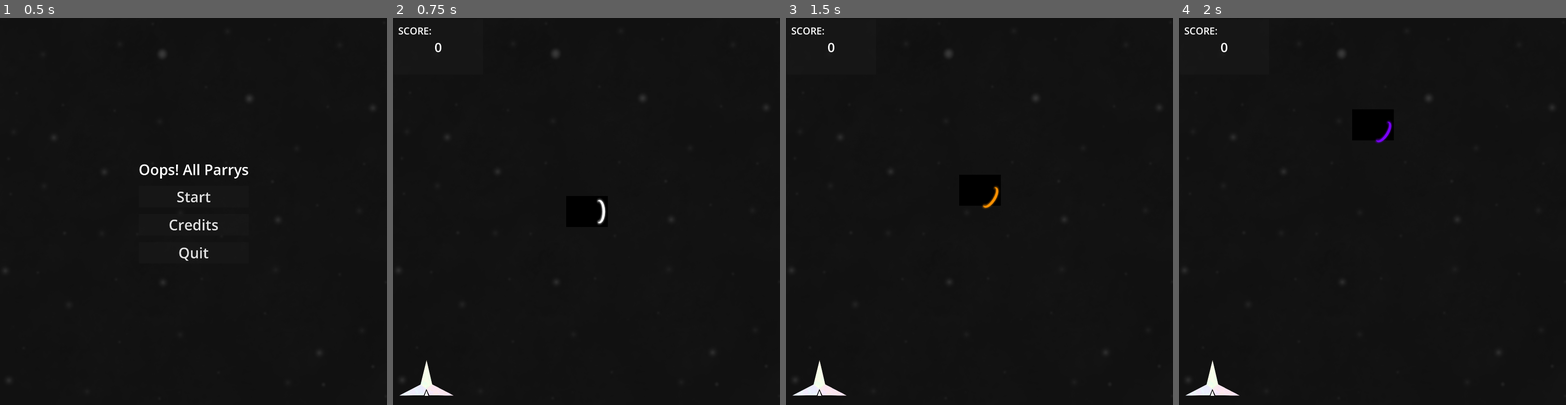
Above: before the commit, frames 1-4 (left to right).
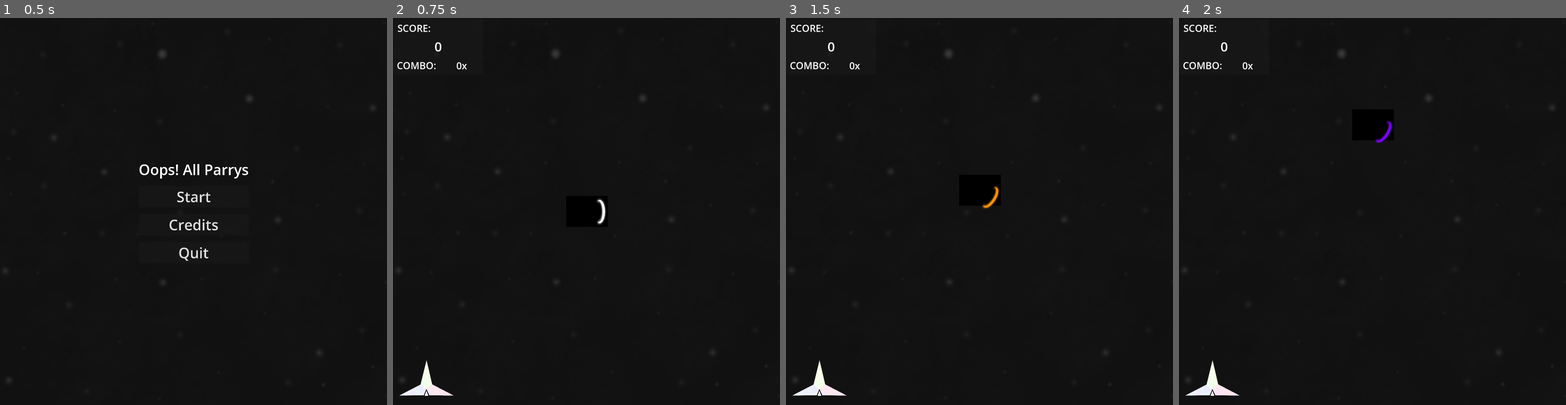
Above: after the commit, the same moments.

Repository: Restra9423/Jamfest-Spring-2026
Game: Godot game, scene res://UI/title.tscn
Same seed, same stepped clock (60 frames per second), same inputs: the game is played once before the commit and once after it.
Inputs (mouse positions are in pixels of both pictures, inside the frame that each line leads up to):
- Up to frame 1 (0.5 s): no input
- Up to frame 2 (0.75 s): click "Start" at 0.5 s
- Up to frame 3 (1.5 s): tap Enter at 1.25 s; move the mouse to (998, 211) at 1.27 s; hold W (Up) from 1.28 s (still down); click (998, 211) at 1.35 s
- Up to frame 4 (2 s): keep holding W (Up)

Frame 1 is identical in both runs. In frame 2, 0.3% of the frame differs, in the area x 1-20%, y 1-14%; in frame 3, 0.3%; in frame 4, 0.3%.

Commit message:
Added Combos
Combo meter is increased with each successful parry and resets after missing a parry or taking damage. Parrying is also now disabled for a short time after taking damage, and taking damage ends any active parry.

Diff:
--- a/Levels/world_scene.tscn
+++ b/Levels/world_scene.tscn
@@ -23,8 +23,7 @@
 
 [node name="PatternSpawner" parent="." unique_id=680363320 instance=ExtResource("2_47q4h")]
 
-[node name="LevelBounds" parent="." unique_id=1305599879 node_paths=PackedStringArray("player") instance=ExtResource("3_fcaoe")]
-player = NodePath("../Player")
+[node name="LevelBounds" parent="." unique_id=1305599879 instance=ExtResource("3_fcaoe")]
 
 [node name="ScoreCounter" parent="." unique_id=791273218 instance=ExtResource("3_gajq0")]
 offset_left = -958.0
--- a/Prefabs/Bullet.tscn
+++ b/Prefabs/Bullet.tscn
@@ -2,7 +2,6 @@
 
 [ext_resource type="Script" uid="uid://coh2yb5bluxi1" path="res://Scripts/bullet.gd" id="1_pv5ng"]
 [ext_resource type="SpriteFrames" uid="uid://dylvvniktxl21" path="res://Art/Bullets/Bullets.tres" id="2_pv5ng"]
-[ext_resource type="AudioStream" uid="uid://bmj4xygtjoeub" path="res://Sound/SFX/ParryPing8Bit_SFX.wav" id="3_ossmt"]
 
 [sub_resource type="CircleShape2D" id="CircleShape2D_62lvt"]
 radius = 27.073973
@@ -29,9 +28,6 @@
 [node name="DestroyTimer" type="Timer" parent="." unique_id=1871037056]
 wait_time = 20.0
 
-[node name="AudioStreamPlayer" type="AudioStreamPlayer" parent="." unique_id=1496543967]
-stream = ExtResource("3_ossmt")
-
 [node name="VisibleOnScreenNotifier2D" type="VisibleOnScreenNotifier2D" parent="." unique_id=2141841784]
 rect = Rect2(-17, -21, 36, 40)
 
--- a/Prefabs/GameScoreDisplay.tscn
+++ b/Prefabs/GameScoreDisplay.tscn
@@ -8,25 +8,26 @@
 [sub_resource type="LabelSettings" id="LabelSettings_0b146"]
 font_size = 48
 
-[node name="ScoreCounter" type="Panel" unique_id=1229586716 node_paths=PackedStringArray("scoreDisplay")]
+[node name="ScoreCounter" type="Panel" unique_id=1229586716 node_paths=PackedStringArray("scoreDisplay", "comboDisplay")]
 offset_left = 128.0
 offset_top = 128.0
 offset_right = 573.0
 offset_bottom = 403.0
 script = ExtResource("1_g5j4s")
 scoreDisplay = NodePath("ScoreDisplay")
+comboDisplay = NodePath("ComboDisplay")
 
 [node name="ScoreDisplay" type="Label" parent="." unique_id=2121244486]
 layout_mode = 1
-anchors_preset = 8
+anchors_preset = -1
 anchor_left = 0.5
 anchor_top = 0.5
 anchor_right = 0.5
 anchor_bottom = 0.5
 offset_left = -77.5
-offset_top = -25.0
+offset_top = -46.5
 offset_right = 77.5
-offset_bottom = 25.0
+offset_bottom = 41.5
 grow_horizontal = 2
 grow_vertical = 2
 text = "0"
@@ -34,11 +35,35 @@
 horizontal_alignment = 1
 vertical_alignment = 1
 
-[node name="label" type="Label" parent="." unique_id=910713655]
+[node name="ComboDisplay" type="Label" parent="." unique_id=865751037]
 layout_mode = 1
-offset_left = 24.0
-offset_top = 24.0
-offset_right = 227.0
-offset_bottom = 112.0
+anchors_preset = -1
+anchor_left = 0.5
+anchor_top = 0.65400004
+anchor_right = 0.5
+anchor_bottom = 0.65400004
+offset_left = 80.5
+offset_top = 17.149994
+offset_right = 152.5
+offset_bottom = 87.149994
+text = "0x"
+label_settings = SubResource("LabelSettings_0b146")
+horizontal_alignment = 1
+
+[node name="combo" type="Label" parent="." unique_id=1923386355]
+layout_mode = 0
+offset_left = 17.0
+offset_top = 196.0
+offset_right = 220.0
+offset_bottom = 284.0
+text = "COMBO:"
+label_settings = SubResource("LabelSettings_0b146")
+
+[node name="score" type="Label" parent="." unique_id=910713655]
+layout_mode = 1
+offset_left = 20.0
+offset_top = 11.0
+offset_right = 223.0
+offset_bottom = 99.0
 text = "SCORE:"
 label_settings = SubResource("LabelSettings_0b146")
--- a/Scripts/playerController.gd
+++ b/Scripts/playerController.gd
@@ -26,6 +26,7 @@
 var health = 3
 var points = 0
 var parryDir = Vector2.ZERO
+var parrying = false
 var parried = false
 
 #input initialization
@@ -76,7 +77,7 @@
 
 	#parry check
 	if(Input.is_action_just_pressed("Parry") && parryCooldown.time_left == 0):
-		print("parry clicked")
+		parrying = true
 		parryLength.start()
 
 
@@ -91,24 +92,19 @@
 	if(parryLength.time_left > 0 && area.isParryable && !area.parriedBullet):
 		parry(area.pointValue)
 		area.setParried(parryDir)
-		parryLength.wait_time = parryLength.time_left + 0.05
-		parryLength.start()
 	else:
-		get_tree().create_timer(0.5).timeout
+		await get_tree().create_timer(0.5).timeout
 		if (is_instance_valid(area)):
 			if(parryLength.time_left > 0 && area.isParryable && parryZone.overlaps_area(area) && !area.parriedBullet):
 				parry(area.pointValue)
 				area.setParried(parryDir)
-				parryLength.wait_time = parryLength.time_left + 0.05
-				parryLength.start()
 
 
 
 #custom functions
 func parry(pointValue: int):
-	print("parry function called")
 	parried = true
-	parryLength.set_wait_time(parryLength.time_left + 0.2)
+	parryLength.set_wait_time(parryLength.time_left + 0.35)
 	sfx.stream = parryhit_sound
 	sfx.play()
 	ScoreCounter.incrementScore(pointValue)
@@ -119,6 +115,11 @@
 	if(!iFrames.time_left > 0):
 		iFrames.start()
 		health -= 1
+		parryLength.stop()
+		parryLength.wait_time = parryLength.wait_time
+		parryLength.timeout.emit()
+		ScoreCounter.resetCombo()
+		scoreManager.updateCombo()
 		blink()
 		sfx.stream = takedamage_sound
 		sfx.play()
@@ -131,7 +132,6 @@
 				print("heath 2 not visible")
 
 func blink():
-	print("blink function called")
 	while(iFrames.time_left > 0):
 		playerSprite.visible = !playerSprite.visible
 		await get_tree().create_timer(0.1).timeout
@@ -141,20 +141,27 @@
 
 #timer functions
 func _on_parry_length_timeout() -> void:
-	print("parry timer ended")
-	if(!parried):
+	if(parryLength.wait_time != 0.3):
+		parryLength.wait_time = 0.3
+	if(!parrying):
+		parryCooldown.wait_time = 0.3
+	elif (!parried):
 		sfx.stream = parrymiss_sound
 		sfx.play()
 		parryCooldown.wait_time = 2
+		ScoreCounter.resetCombo()
+		scoreManager.updateCombo()
 	else:
 		parried = false
+		ScoreCounter.incrementCombo()
+		scoreManager.updateCombo()
+
+	parrying = false
 	parryCooldown.start()
 
 func _on_parry_cooldown_timeout() -> void:
-	print("parry cooldown ended")
-	if(parryCooldown.wait_time == 2):
+	if(parryCooldown.wait_time != 1):
 		parryCooldown.wait_time = 1
-	parryLength.wait_time = 0.3
 
 
 
--- a/Scripts/scoreCounter.gd
+++ b/Scripts/scoreCounter.gd
@@ -1,9 +1,16 @@
 extends Node
 
 var currentScore : int = 0
+var combo : float = 0.0
 
 func incrementScore(points: int):
-	currentScore += points
+	currentScore += points * (1 + combo/10)
+
+func incrementCombo():
+	combo += 1.0
+
+func resetCombo():
+	combo = 0.0
 
 func resetScore() -> void:
 	currentScore = 0
--- a/Scripts/scoreManager.gd
+++ b/Scripts/scoreManager.gd
@@ -1,6 +1,10 @@
 extends Control
 
 @export var scoreDisplay : Label
+@export var comboDisplay : Label
 
 func updateScore():
 	scoreDisplay.text = str(ScoreCounter.currentScore)
+
+func updateCombo():
+	comboDisplay.text = str(int(ScoreCounter.combo), "x")
--- a/UI/death.gd
+++ b/UI/death.gd
@@ -6,10 +6,11 @@
 var death_sound = preload("res://Sound/SFX/ExplosionDeath8Bit_SFX.wav")
 
 func _ready() -> void:
-	Input.set_mouse_mode(Input.MOUSE_MODE_VISIBLE)
 	scoreDisplay.text = str(ScoreCounter.currentScore)
 	sfx.stream = death_sound
 	sfx.play()
+	await get_tree().create_timer(0.2).timeout
+	Input.set_mouse_mode(Input.MOUSE_MODE_VISIBLE)
 
 func _on_restart_pressed() -> void:
 	ScoreCounter.currentScore = 0
